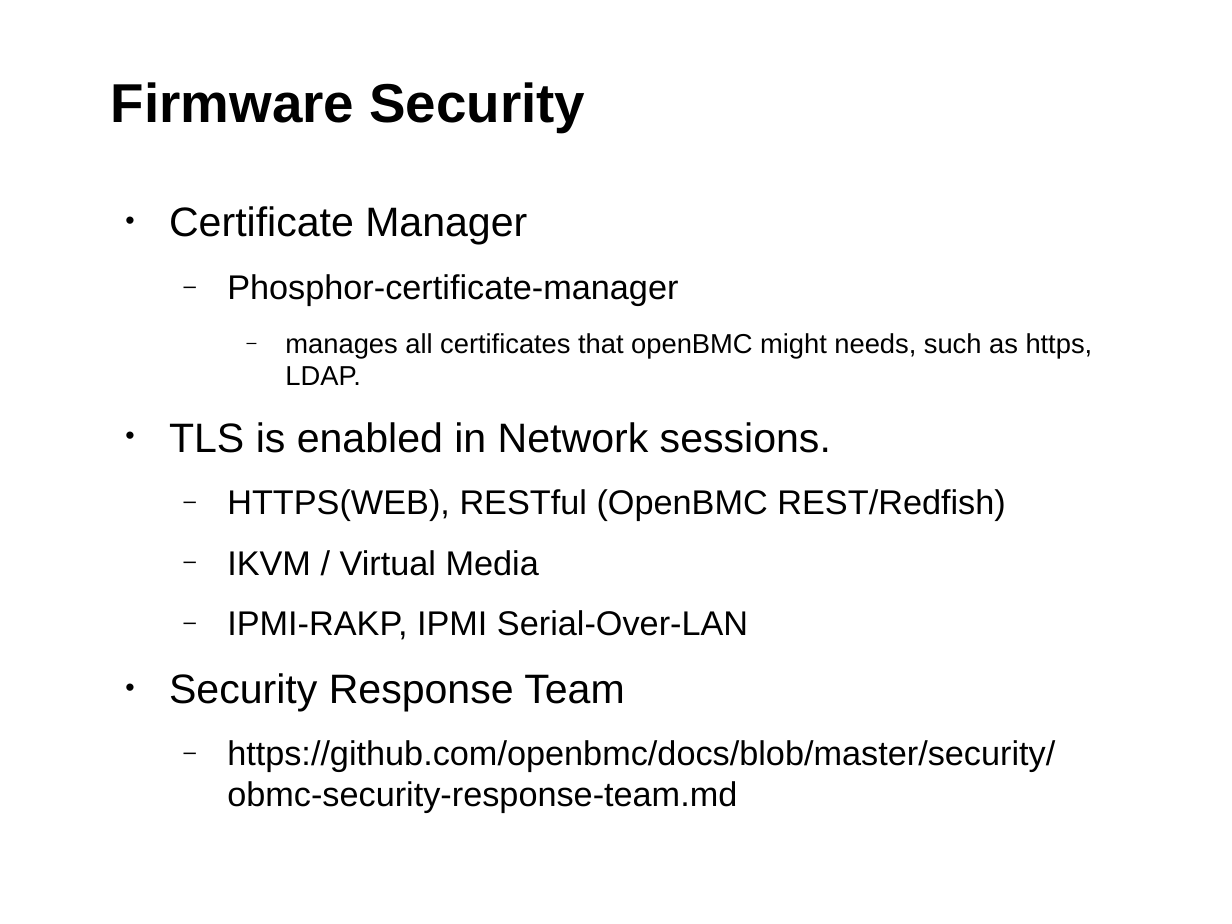
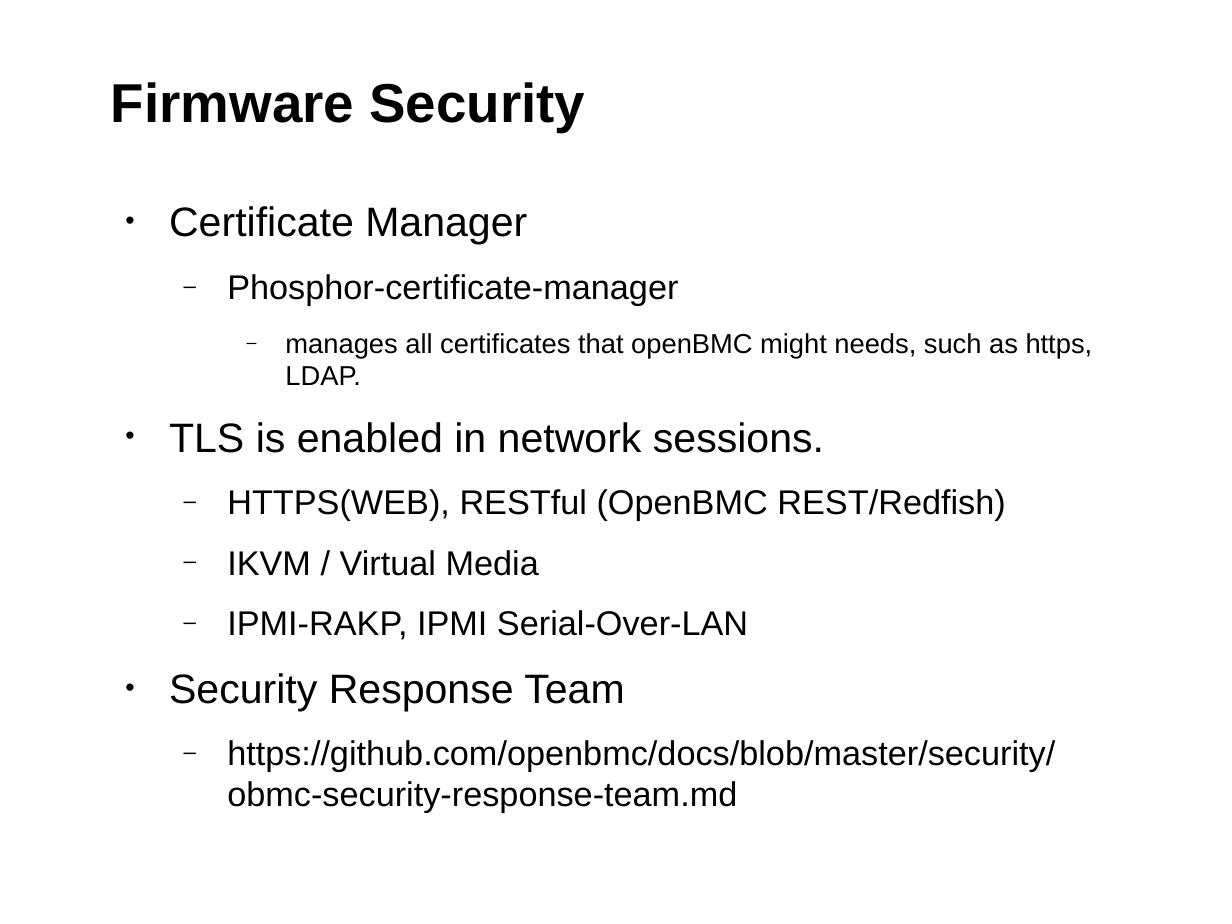
Before and after one commit to chesterlintw/conf-docs, a slide deck: slide 34 of suse-lab-conf/2019/proceeding/openbmc.odp. Drawn at 1232x924 pixels with LibreOffice and Linux fonts; fonts in the diff are those of the drawing; background and template pictures are left out. Boxes give left, top, right and bottom in pixels: in the first picture for what was removed or moved away, otherwise in the second. Text is boxed around its words. In the diff, an @@ line names an element or a change of style, - is before the commit and + after.

```diff
--- a/suse-lab-conf/2019/proceeding/openbmc.odp
+++ b/suse-lab-conf/2019/proceeding/openbmc.odp
@@ text at bbox=[169, 422, 824, 453]: text changed @@
-• TLS is enabled in Network sessions.
+• TLS is enabled in network sessions.
```
Also in this commit, not shown: 23 other slides changed, 4 slides added, 8 slides removed.
